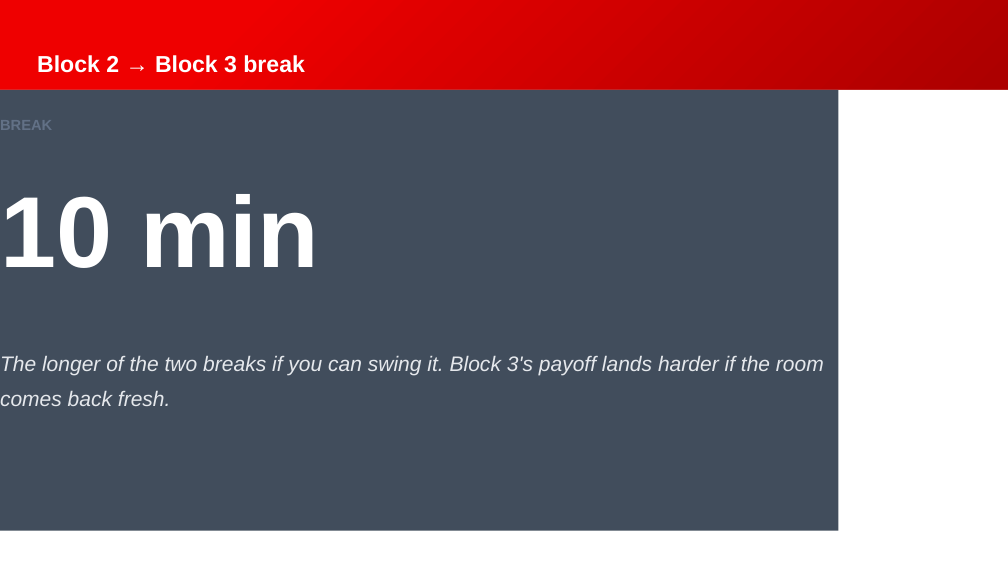
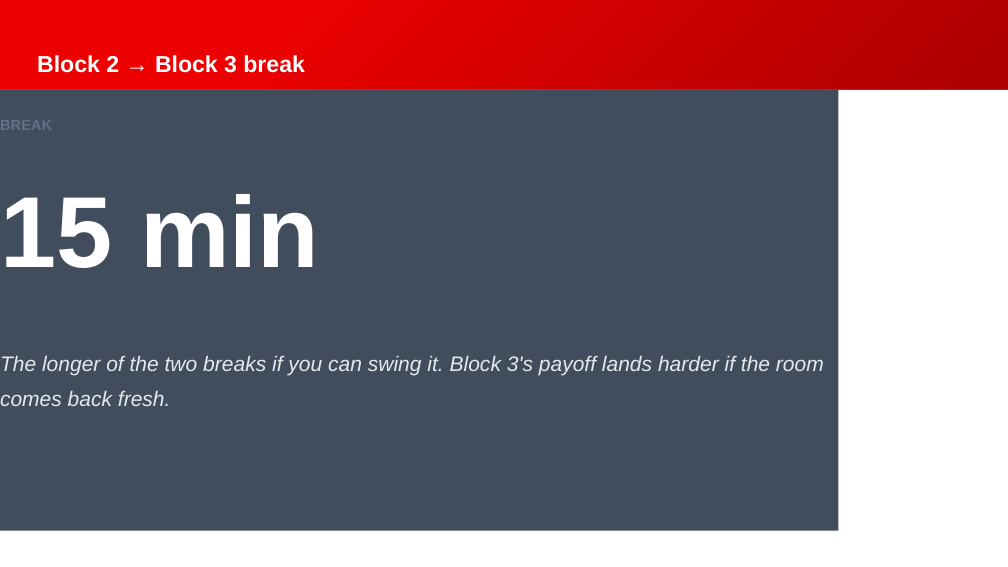
Before and after one commit to Beckhoff-USA-Community/Procedural_To_SOLID, a slide deck: slide 52 of presentation/NEM2026_workshop.pptx. Drawn at 1008x567 pixels with LibreOffice and Linux fonts; fonts in the diff are those of the drawing; background and template pictures are left out. Boxes give left, top, right and bottom in pixels: in the first picture for what was removed or moved away, otherwise in the second. Text is boxed around its words. In the diff, an @@ line names an element or a change of style, - is before the commit and + after.

```diff
--- a/presentation/NEM2026_workshop.pptx
+++ b/presentation/NEM2026_workshop.pptx
@@ text at (0,194,319,268): text changed @@
-10 min
+15 min
```
Also in this commit, not shown: 6 other slides changed, 2 slides added.
